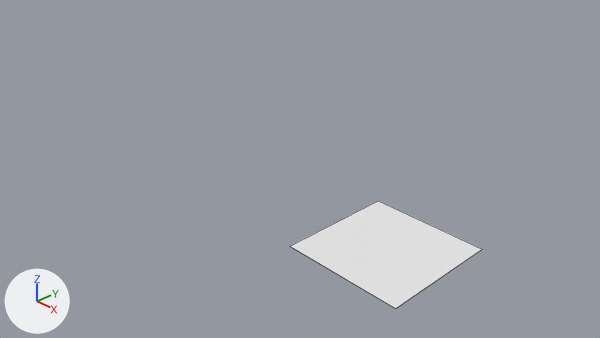
Renders of the Blender file Web3d_Project/Blender_Project/CreateUI.blend from each side of a commit.
Both versions are drawn from the file's camera 'Camera'. The axes (+X, +Y, +Z) are drawn at lower left. The lights are the same throughout. Mesh edges are drawn as thin lines.
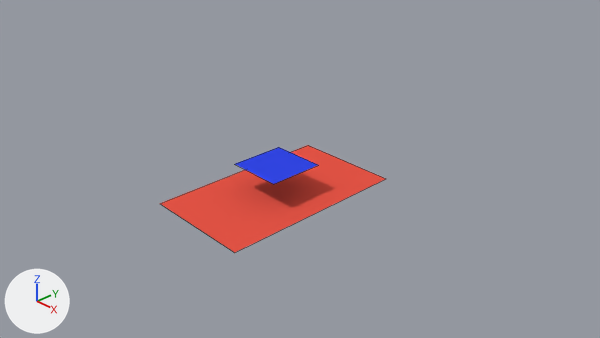
Pixel boxes [x1, y1, x2, y2] of what changed, in the pictures (600 x 338 px):
'Plane', recoloured, moved, rescaled (56% narrower, 65% shorter): before [291, 201, 482, 309]; after [235, 147, 318, 184]
'Plane.001', added (red): after [160, 145, 385, 253]

Edits to the bpy script that builds the scene:
```text
Change mat_material:
    mat_material.base_color: (0.8, 0.8, 0.8) -> (0.8, 0.0906, 0.0615)  # white #e7e7e7 -> red #e75546
Add mat_material_001:
    mat_material_001 = diffuse_material('Material.001')
    mat_material_001.base_color = (0.0325, 0.0623, 0.8)  # blue #3347e7
Change me_plane_001:
    where me_plane_001.from_pydata(...)  # 4 vertices, 1 face; spans x -1.0..1.0, y -1.0..1.0, z 0.0
    remove me_plane_001.materials.append(mat_material)  # white #e7e7e7
    add me_plane_001.materials.append(mat_material_001)  # blue #3347e7
Add me_plane_002:
    me_plane_002.from_pydata([(-1.0, -1.0, 0.0), (1.0, -1.0, 0.0), (-1.0, 1.0, 0.0), (1.0, 1.0, 0.0)], [], [(0, 1, 3, 2)])
    me_plane_002.materials.append(mat_material)  # red #e75546
Change ob_plane:
    ob_plane.location: (2.42, 0.0, 0.0) -> (0.0, 0.0, 0.5)
    ob_plane.scale: (1.0, 1.0, 1.0) -> (0.5, 0.5, 0.0)
Add ob_plane_001:
    ob_plane_001 = bpy.data.objects.new('Plane.001', me_plane_002)
    ob_plane_001.location = (0.0, 0.0, 0.0)
    ob_plane_001.scale = (1.0, 1.71, 1.0)
```
